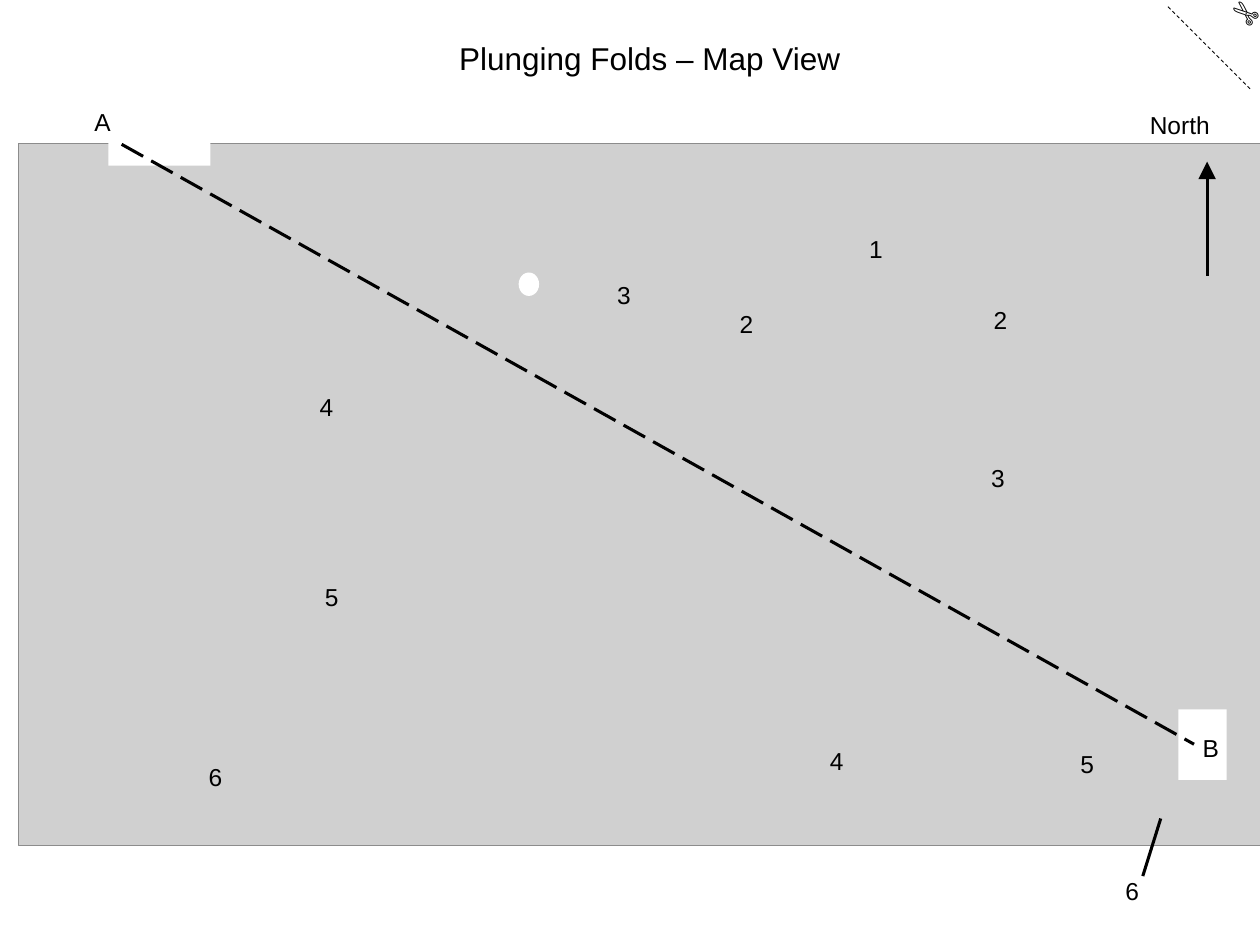
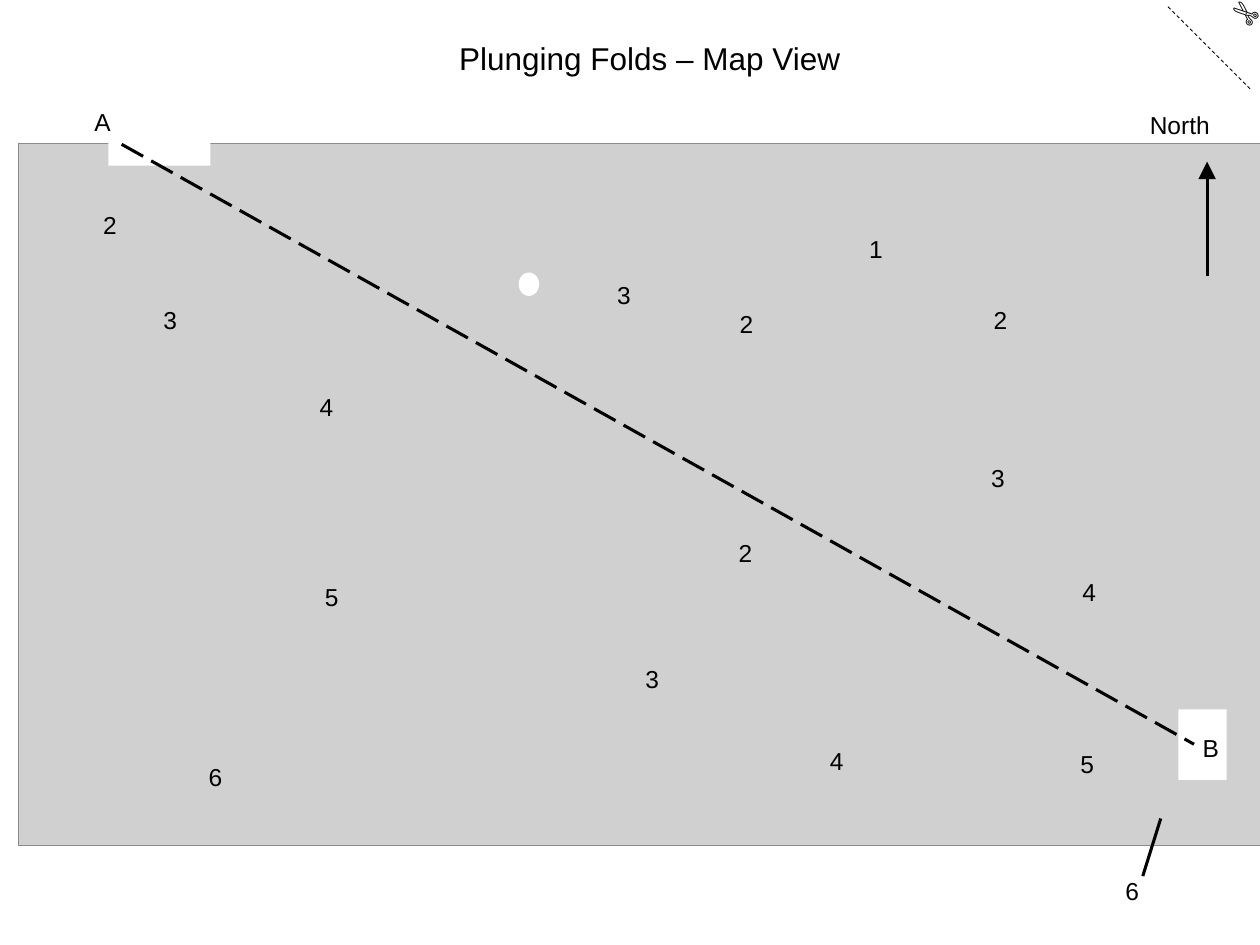
Before and after one commit to the-iagd/geological_tactile_image_repository, a slide deck: slide 1 of assets/tactile_image_files/0046-plunging_folds_map_view/0046-plunging_folds_map_view.pptx. Drawn at 1260x945 pixels with LibreOffice and Linux fonts; fonts in the diff are those of the drawing; grey boxes stand for pictures. Boxes give left, top, right and bottom in pixels: in the first picture for what was removed or moved away, otherwise in the second. Text is boxed around its words. In the diff, an @@ line names an element or a change of style, - is before the commit and + after.

```diff
--- a/assets/tactile_image_files/0046-plunging_folds_map_view/0046-plunging_folds_map_view.pptx
+++ b/assets/tactile_image_files/0046-plunging_folds_map_view/0046-plunging_folds_map_view.pptx
@@ text added at (103, 217, 117, 234), 14 pt, text #000000 @@
+2
@@ text added at (163, 312, 177, 330), 14 pt, text #000000 @@
+3
@@ text added at (739, 545, 753, 562), 14 pt, text #000000 @@
+2
@@ text added at (1082, 584, 1096, 601), 14 pt, text #000000 @@
+4
@@ text added at (645, 671, 659, 689), 14 pt, text #000000 @@
+3
```
Also in this commit, not shown: 1 other slide changed, 11 other files.
